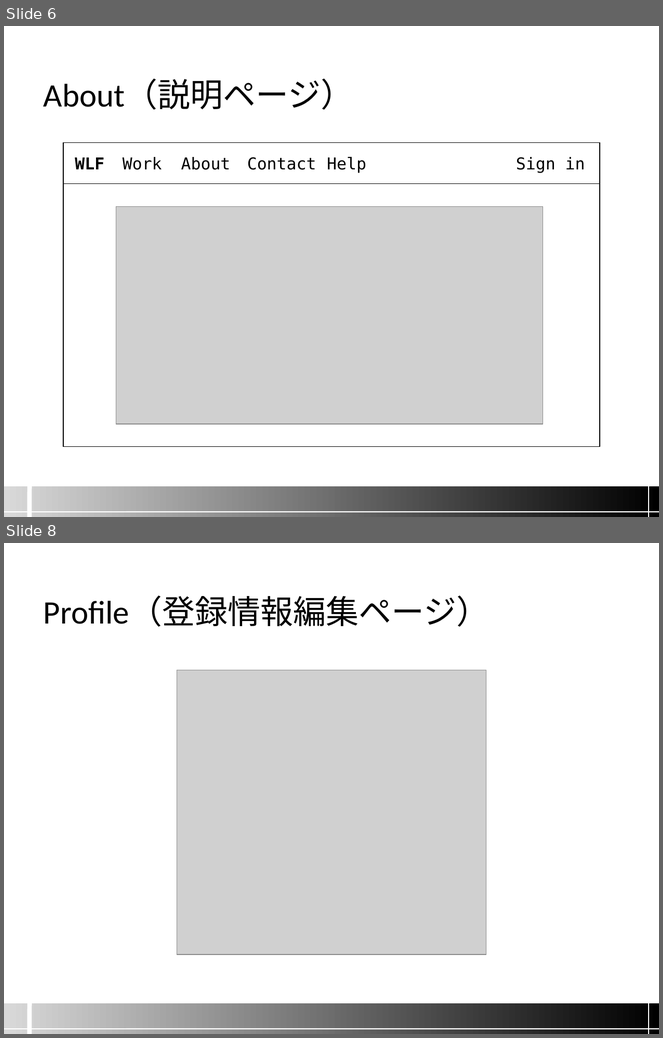
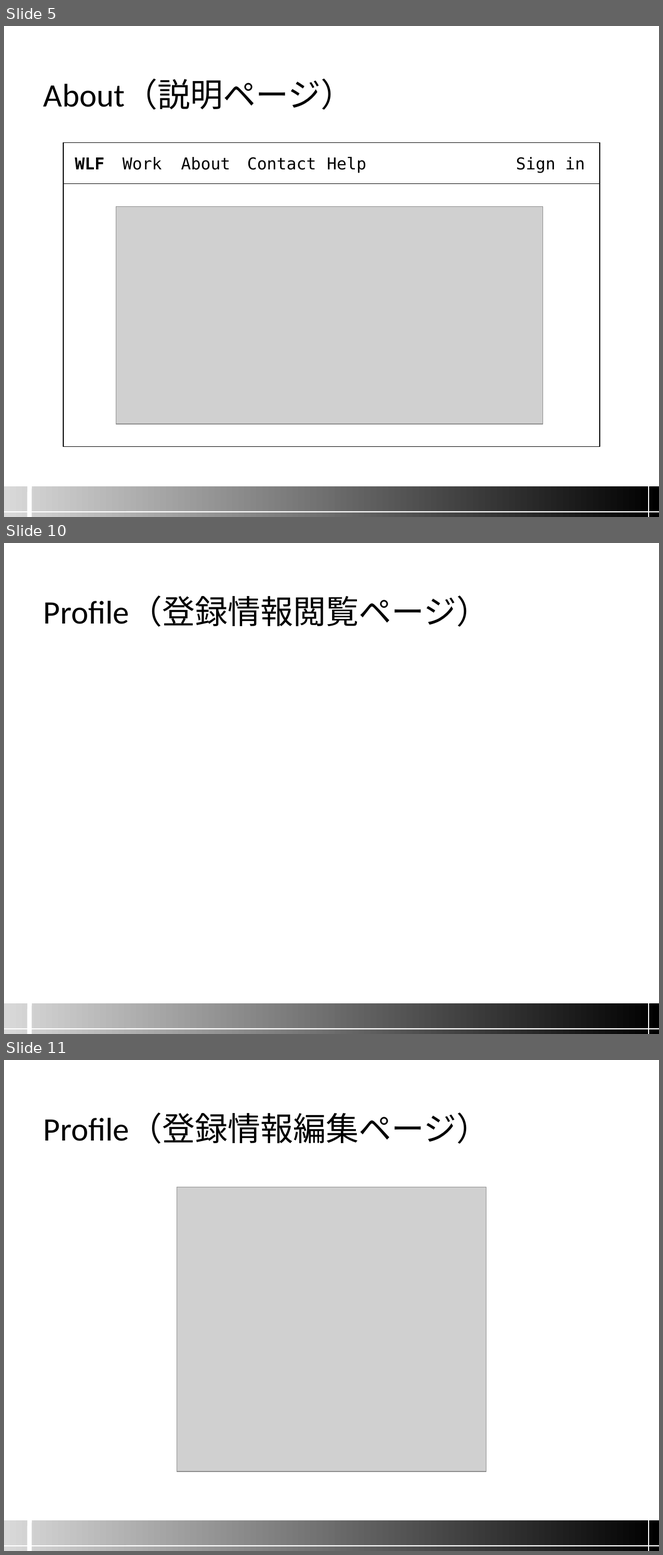
Before and after one commit to namazu510/team-a, a slide deck: screen_image/04.画面設計.pptx. Shown one above the other, each under a label of ours: slides 6 and 8 before the commit, slides 5, 10 and 11 after it; the slides between them are not shown. The pictures are 663x1038 and 663x1555 pixels, drawn with LibreOffice and Linux fonts; fonts in the diff are those of the drawing; grey boxes stand for pictures; background and template pictures are left out. Boxes give left, top, right and bottom in pixels: in the first picture for what was removed or moved away, otherwise in the second. Text is boxed around its words. In the diff, an @@ line names an element or a change of style, - is before the commit and + after.

```diff
--- a/screen_image/04.画面設計.pptx
+++ b/screen_image/04.画面設計.pptx
@@ slide 10 added at [4, 543, 659, 1034], background #FFFFFF; not listed: 6 template elements that a slide beside it also shows @@
@@ title added at [44, 597, 490, 627], 36 pt, text #000000 @@
+Profile（登録情報閲覧ページ）
@@ what was slide 6 is now slide 5 @@
@@ what was slide 8 is now slide 11 @@
```
Also in this commit, not shown: 5 slides changed, 1 other slide added, 7 other files.
